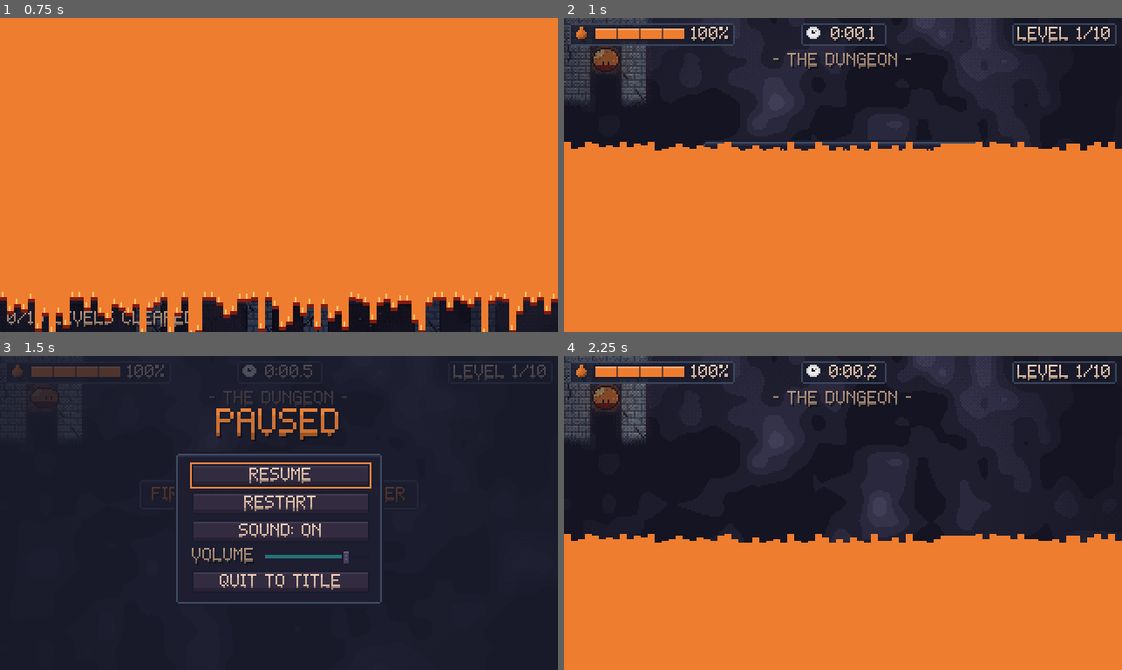
Above: before the commit, frames 1-4 (two rows, left to right).
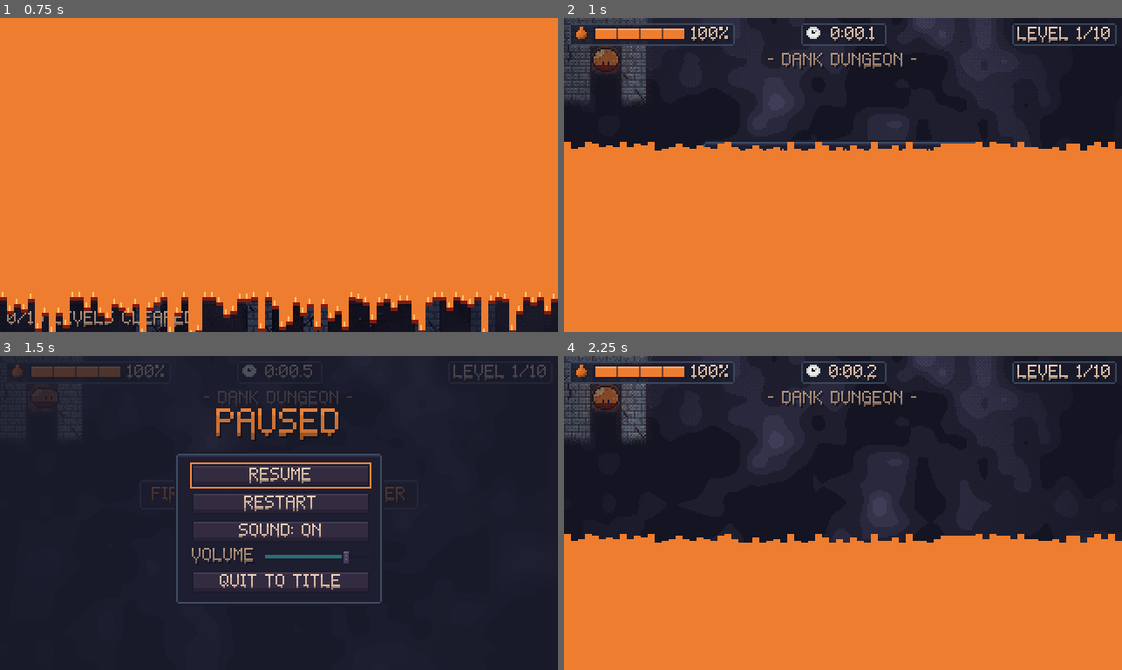
Above: after the commit, the same moments.

Repository: AveryBlue-GD/slime-time
Game: Godot game, scene res://scenes/title.tscn
Same seed, same stepped clock (60 frames per second), same inputs: the game is played once before the commit and once after it.
Inputs (mouse positions are in pixels of both pictures, inside the frame that each line leads up to):
- Up to frame 1 (0.75 s): click "NEW GAME" at 0.5 s
- Up to frame 2 (1 s): no input
- Up to frame 3 (1.5 s): tap Enter at 1.25 s; move the mouse to (401, 497) at 1.27 s; hold D (move_right) from 1.28 s (still down); tap P at 1.35 s; click (401, 497) at 1.42 s
- Up to frame 4 (2.25 s): tap Space (jump) at 1.52 s; release D (move_right) at 2 s; tap R (restart) at 2 s; drag from (731, 528) to (815, 575) at 2.02 s

Frame 1 is identical in both runs. In frame 2, 0.6% of the frame differs, in the area x 36-64%, y 11-17%; in frame 3, 0.5%; in frame 4, 0.6%.

Commit message:
Themed tile art per level, alliterative area names, Toxic Tunnels set apart from the mines
- tools/make_theme_art.py: each theme gets its own palette, stone layout and decorations
  (moss + vines, carved glyphs + sand, barnacles + seaweed, slime drips + pipes, skull niches +
  bones, icicles + frost, glossy slabs + veins, crystal clusters, glowing lava cracks + embers)
  and themed floors; replaces the recolor shader
- Names: Dank Dungeon, Mossy Mines, Sandstone Sanctum, Sunken Shrine, Toxic Tunnels, Creepy
  Catacombs, Frozen Fortress, Obsidian Oubliette, Crystal Caverns, Volcanic Vault
- Toxic Tunnels: grimy brown brick, neon sludge, yellow fog

Co-Authored-By: Claude Opus 5.5 <noreply@anthropic.com>

Diff:
--- a/assets/shaders/tile_theme.gdshader
+++ /dev/null
@@ -1,23 +0,0 @@
-shader_type canvas_item;
-
-// Level theme: recolors the stone/floor tiles with a gradient map. Each pixel's brightness picks
-// a color along dark -> mid -> light, so the art keeps all its shading in the theme's colors.
-// Strongly colored details (moss, puddles) keep some of their own color (`keep_color`).
-
-uniform vec4 dark : source_color = vec4(0.1, 0.1, 0.17, 1.0);
-uniform vec4 mid : source_color = vec4(0.34, 0.42, 0.53, 1.0);
-uniform vec4 light : source_color = vec4(0.76, 0.82, 0.87, 1.0);
-// Brightness range of the source art that maps onto the ramp.
-uniform float lum_low = 0.1;
-uniform float lum_high = 0.8;
-uniform float keep_color = 0.4;
-
-void fragment() {
-	vec4 c = COLOR;  // already includes the texture
-	float l = dot(c.rgb, vec3(0.299, 0.587, 0.114));
-	float t = clamp((l - lum_low) / (lum_high - lum_low), 0.0, 1.0);
-	vec3 g = t < 0.5 ? mix(dark.rgb, mid.rgb, t * 2.0) : mix(mid.rgb, light.rgb, t * 2.0 - 1.0);
-	float sat = max(c.r, max(c.g, c.b)) - min(c.r, min(c.g, c.b));
-	float keep = smoothstep(0.12, 0.35, sat) * keep_color;
-	COLOR = vec4(mix(g, c.rgb, keep), c.a);
-}
--- a/scripts/game.gd
+++ b/scripts/game.gd
@@ -163,9 +163,8 @@
 	if forced != "" and progress.take_skin_notice(level):
 		hud.flash_message("FIRST RUN: PLAYING AS %s" % Skins.display_name(forced), FORCED_SKIN_NOTICE)
 
-	wall_damage = MazeTiles.fill(floor_layer, wall_layer, maze, config.seed, config.get("tile_level", level), fillet_layer)
 	theme = Themes.for_seed(random_seed) if is_random() else Themes.for_level(level)
-	Themes.apply(theme, floor_layer, [wall_layer, fillet_layer])
+	wall_damage = MazeTiles.fill(floor_layer, wall_layer, maze, config.seed, config.get("tile_level", level), fillet_layer, theme)
 	hud.show_area_name(Themes.display_name(theme))
 	_build_overlays()
 
--- a/scripts/maze_tiles.gd
+++ b/scripts/maze_tiles.gd
@@ -6,7 +6,8 @@
 ## every tile, plus (optionally) a fillet layer that rounds the inner corners where walls meet.
 ## Seeded, so a maze always looks the same. Used by the game and the menu backdrop.
 ##
-## Tile atlases from tools/make_placeholder_art.py.
+## Tile atlases from tools/make_placeholder_art.py (the original Dungeon look) or, per theme,
+## tools/make_theme_art.py (same layouts; paths from Themes.atlas_path).
 ## walls.png: column = neighbor mask (N=1 E=2 S=4 W=8 set when that neighbor is wall),
 ##            row = damage * 3 + style. floors.png: column = floor type, row = variant.
 ## fillets.png: column = the same neighbor mask, for a floor tile (one row).
@@ -26,8 +27,8 @@
 
 ## Returns each wall tile's damage level (0-3), by tile coordinate.
 static func fill(floor_layer: TileMapLayer, wall_layer: TileMapLayer, maze: Dictionary, tile_seed: int,
-		tile_level: int, fillet_layer: TileMapLayer = null) -> Dictionary:
-	var tile_set := make_tile_set()
+		tile_level: int, fillet_layer: TileMapLayer = null, theme := Themes.DUNGEON) -> Dictionary:
+	var tile_set := make_tile_set(theme)
 	floor_layer.tile_set = tile_set
 	wall_layer.tile_set = tile_set
 	if fillet_layer:
@@ -81,16 +82,16 @@
 	return (mask & 3) == 3 or (mask & 6) == 6 or (mask & 12) == 12 or (mask & 9) == 9
 
 
-static func make_tile_set() -> TileSet:
+static func make_tile_set(theme := Themes.DUNGEON) -> TileSet:
 	var tile_set := TileSet.new()
 	tile_set.tile_size = Vector2i(TILE, TILE)
 	tile_set.add_physics_layer()
 
-	var walls := _make_atlas(preload("res://assets/sprites/walls.png"), Vector2i(WALL_MASKS, WALL_ROWS))
+	var walls := _make_atlas(load(Themes.atlas_path(theme, "walls")), Vector2i(WALL_MASKS, WALL_ROWS))
 	tile_set.add_source(walls, WALL_SOURCE)
-	tile_set.add_source(_make_atlas(preload("res://assets/sprites/floors.png"),
+	tile_set.add_source(_make_atlas(load(Themes.atlas_path(theme, "floors")),
 		Vector2i(FLOOR_TYPES, FLOOR_VARIANTS)), FLOOR_SOURCE)
-	tile_set.add_source(_make_atlas(load("res://assets/sprites/fillets.png"), Vector2i(WALL_MASKS, 1)), FILLET_SOURCE)
+	tile_set.add_source(_make_atlas(load(Themes.atlas_path(theme, "fillets")), Vector2i(WALL_MASKS, 1)), FILLET_SOURCE)
 
 	# Every wall blocks fully, however broken it looks.
 	var half := TILE / 2.0
--- a/scripts/themes.gd
+++ b/scripts/themes.gd
@@ -2,80 +2,25 @@
 extends RefCounted
 
 ## Art themes: each story level has its own look, and every randomizer maze picks one at random
-## (from its seed, so replaying a maze keeps its theme). A theme recolors the wall and floor tiles
-## through tile_theme.gdshader (a gradient map: dark / mid / light, keeping the art's shading) and
-## tints the fog. The Dungeon theme is the original art, untouched.
+## (from its seed, so replaying a maze keeps its theme). A theme has its own tile art (stone
+## layout, decorations and palette, generated by tools/make_theme_art.py into
+## assets/sprites/themes/) and its own fog colors. "dungeon" is the original art.
 ##
-## walls / floor: [dark, mid, light] colors. keep: how much moss, puddles and other colorful
-## details keep their own color (0-1). fog: [deep, mist].
+## fog: [deep, mist] (none = the fog shader's defaults).
 
 const DUNGEON := "dungeon"
 
 const ALL := {
-	"dungeon": {name = "THE DUNGEON"},
-	"mossy": {
-		name = "MOSSY CAVERN",
-		walls = [Color8(18, 30, 24), Color8(66, 104, 70), Color8(160, 204, 128)],
-		floor = [Color8(14, 22, 18), Color8(36, 52, 36), Color8(62, 84, 52)],
-		keep = 0.8,
-		fog = [Color8(12, 24, 18), Color8(42, 66, 50)],
-	},
-	"sandstone": {
-		name = "SANDSTONE RUINS",
-		walls = [Color8(42, 26, 22), Color8(156, 108, 66), Color8(236, 202, 146)],
-		floor = [Color8(32, 22, 20), Color8(76, 54, 42), Color8(110, 84, 62)],
-		keep = 0.3,
-		fog = [Color8(30, 22, 20), Color8(90, 72, 58)],
-	},
-	"sunken": {
-		name = "SUNKEN TEMPLE",
-		walls = [Color8(12, 30, 36), Color8(52, 116, 112), Color8(150, 214, 196)],
-		floor = [Color8(10, 20, 34), Color8(26, 46, 68), Color8(44, 72, 96)],
-		keep = 0.6,
-		fog = [Color8(8, 20, 30), Color8(36, 70, 84)],
-	},
-	"sewers": {
-		name = "TOXIC SEWERS",
-		walls = [Color8(24, 28, 18), Color8(90, 100, 62), Color8(186, 196, 120)],
-		floor = [Color8(20, 26, 12), Color8(46, 62, 24), Color8(80, 104, 34)],
-		keep = 0.5,
-		fog = [Color8(20, 28, 10), Color8(72, 90, 36)],
-	},
-	"catacombs": {
-		name = "BONE CATACOMBS",
-		walls = [Color8(30, 24, 22), Color8(120, 108, 96), Color8(222, 210, 186)],
-		floor = [Color8(24, 18, 16), Color8(52, 42, 36), Color8(80, 66, 56)],
-		keep = 0.3,
-		fog = [Color8(24, 20, 18), Color8(74, 66, 60)],
-	},
-	"frozen": {
-		name = "FROZEN CRYPT",
-		walls = [Color8(18, 26, 50), Color8(98, 142, 194), Color8(224, 242, 255)],
-		floor = [Color8(14, 20, 38), Color8(36, 50, 82), Color8(62, 84, 122)],
-		keep = 0.4,
-		fog = [Color8(14, 20, 38), Color8(72, 98, 134)],
-	},
-	"obsidian": {
-		name = "OBSIDIAN HALLS",
-		walls = [Color8(10, 10, 18), Color8(54, 58, 84), Color8(156, 166, 210)],
-		floor = [Color8(8, 8, 14), Color8(26, 26, 38), Color8(44, 46, 64)],
-		keep = 0.3,
-		fog = [Color8(6, 6, 12), Color8(34, 36, 58)],
-	},
-	"crystal": {
-		name = "CRYSTAL GROTTO",
-		walls = [Color8(30, 16, 46), Color8(124, 74, 176), Color8(228, 178, 255)],
-		floor = [Color8(20, 14, 34), Color8(46, 32, 70), Color8(74, 54, 104)],
-		keep = 0.5,
-		fog = [Color8(20, 10, 34), Color8(78, 50, 110)],
-	},
-	"volcanic": {
-		name = "VOLCANIC DEPTHS",
-		walls = [Color8(20, 12, 14), Color8(84, 52, 50), Color8(192, 118, 80)],
-		floor = [Color8(20, 10, 10), Color8(54, 24, 20), Color8(104, 40, 24)],
-		keep = 0.2,
-		fog = [Color8(28, 10, 10), Color8(90, 36, 28)],
-	},
+	"dungeon": {name = "DANK DUNGEON"},
+	"mossy": {name = "MOSSY MINES", fog = [Color8(12, 24, 18), Color8(42, 66, 50)]},
+	"sandstone": {name = "SANDSTONE SANCTUM", fog = [Color8(30, 22, 20), Color8(90, 72, 58)]},
+	"sunken": {name = "SUNKEN SHRINE", fog = [Color8(8, 20, 30), Color8(36, 70, 84)]},
+	"sewers": {name = "TOXIC TUNNELS", fog = [Color8(24, 26, 8), Color8(98, 106, 30)]},
+	"catacombs": {name = "CREEPY CATACOMBS", fog = [Color8(24, 20, 18), Color8(74, 66, 60)]},
+	"frozen": {name = "FROZEN FORTRESS", fog = [Color8(14, 20, 38), Color8(72, 98, 134)]},
+	"obsidian": {name = "OBSIDIAN OUBLIETTE", fog = [Color8(6, 6, 12), Color8(34, 36, 58)]},
+	"crystal": {name = "CRYSTAL CAVERNS", fog = [Color8(20, 10, 34), Color8(78, 50, 110)]},
+	"volcanic": {name = "VOLCANIC VAULT", fog = [Color8(28, 10, 10), Color8(90, 36, 28)]},
 }
 
 ## One per story level, getting stranger the deeper you go.
@@ -83,10 +28,6 @@
 	"dungeon", "mossy", "sandstone", "sunken", "sewers",
 	"catacombs", "frozen", "obsidian", "crystal", "volcanic",
 ]
-
-## Source-art brightness ranges for the gradient map (the floors are much darker than the walls).
-const WALL_LUM := Vector2(0.1, 0.82)
-const FLOOR_LUM := Vector2(0.1, 0.3)
 
 
 static func for_level(level: int) -> String:
@@ -104,32 +45,13 @@
 	return ALL.get(id, ALL[DUNGEON]).name
 
 
-## Recolors a floor/wall/fillet layer set (no-op for the original Dungeon look).
-static func apply(id: String, floor_layer: CanvasItem, wall_layers: Array) -> void:
-	var theme: Dictionary = ALL.get(id, ALL[DUNGEON])
-	if not theme.has("walls"):
-		floor_layer.material = null
-		for layer: CanvasItem in wall_layers:
-			layer.material = null
-		return
-	floor_layer.material = _material(theme.floor, FLOOR_LUM, theme.keep)
-	var wall_material := _material(theme.walls, WALL_LUM, theme.keep)
-	for layer: CanvasItem in wall_layers:
-		layer.material = wall_material
+## Path of a theme's tile atlas: `kind` is "walls", "floors" or "fillets".
+static func atlas_path(id: String, kind: String) -> String:
+	if id == DUNGEON or not ALL.has(id):
+		return "res://assets/sprites/%s.png" % kind
+	return "res://assets/sprites/themes/%s_%s.png" % [id, kind]
 
 
 ## The fog's [deep, mist] colors, or an empty array to keep the default.
 static func fog_colors(id: String) -> Array:
 	return ALL.get(id, ALL[DUNGEON]).get("fog", [])
-
-
-static func _material(ramp: Array, lum: Vector2, keep: float) -> ShaderMaterial:
-	var material := ShaderMaterial.new()
-	material.shader = preload("res://assets/shaders/tile_theme.gdshader")
-	material.set_shader_parameter("dark", ramp[0])
-	material.set_shader_parameter("mid", ramp[1])
-	material.set_shader_parameter("light", ramp[2])
-	material.set_shader_parameter("lum_low", lum.x)
-	material.set_shader_parameter("lum_high", lum.y)
-	material.set_shader_parameter("keep_color", keep)
-	return material
--- a/tests/test_themes.gd
+++ b/tests/test_themes.gd
@@ -28,19 +28,23 @@
 	_check(random_ids.size() >= 6, "random mazes pick from many themes (%d seen)" % random_ids.size())
 
 	var game := await _spawn({level = 1})
-	_check(game.wall_layer.material == null and game.floor_layer.material == null, "the dungeon theme leaves the art untouched")
+	_check(_wall_texture(game).resource_path == "res://assets/sprites/walls.png", "level 1 uses the original dungeon art")
 	_check(game.fillet_layer.get_used_cells().size() > 0, "inner corners get rounded fillets (%d)" % game.fillet_layer.get_used_cells().size())
 	var fillets_on_floor := true
 	for tile: Vector2i in game.fillet_layer.get_used_cells():
 		fillets_on_floor = fillets_on_floor and not game.is_wall_tile(tile)
 	_check(fillets_on_floor, "fillets only sit on floor tiles")
-	_check(game.hud.area_label.visible and "DUNGEON" in game.hud.area_label.text, "the HUD names the area (%s)" % game.hud.area_label.text)
+	_check(game.hud.area_label.visible and "DANK DUNGEON" in game.hud.area_label.text, "the HUD names the area (%s)" % game.hud.area_label.text)
+	var alliterative := true
+	for id: String in Themes.ALL:
+		var words: PackedStringArray = Themes.display_name(id).split(" ")
+		alliterative = alliterative and words.size() == 2 and words[0][0] == words[1][0]
+	_check(alliterative, "every area name is alliterative")
 	game.free()
 
 	game = await _spawn({level = 7})
-	var material := game.wall_layer.material as ShaderMaterial
-	_check(game.theme == "frozen" and material != null and game.fillet_layer.material == material,
-		"level 7 is the Frozen Crypt: walls and fillets recolored together")
+	_check(game.theme == "frozen" and "frozen_walls" in _wall_texture(game).resource_path,
+		"level 7 is the Frozen Fortress, with its own tile art (%s)" % _wall_texture(game).resource_path)
 	var fog := game.fog_sprite.material as ShaderMaterial
 	_check(fog.get_shader_parameter("fog_mist") == Themes.ALL.frozen.fog[1], "...and its fog is tinted to match")
 	game.free()
@@ -52,6 +56,10 @@
 	DirAccess.remove_absolute(ProjectSettings.globalize_path("user://test_save.cfg"))
 	print("RESULT: %s" % ("PASS" if failures == 0 else "FAIL (%d)" % failures))
 	quit(1 if failures else 0)
+
+
+func _wall_texture(game: Node2D) -> Texture2D:
+	return (game.wall_layer.tile_set.get_source(MazeTiles.WALL_SOURCE) as TileSetAtlasSource).texture
 
 
 func _spawn(settings: Dictionary) -> Node2D:
Not shown, removed: assets/shaders/tile_theme.gdshader.uid
Binary file added: assets/sprites/themes/catacombs_fillets.png
Not shown, added: assets/sprites/themes/catacombs_fillets.png.import
Binary file added: assets/sprites/themes/catacombs_floors.png
Not shown, added: assets/sprites/themes/catacombs_floors.png.import
Binary file added: assets/sprites/themes/catacombs_walls.png
Not shown, added: assets/sprites/themes/catacombs_walls.png.import
Binary file added: assets/sprites/themes/crystal_fillets.png
Not shown, added: assets/sprites/themes/crystal_fillets.png.import
Binary file added: assets/sprites/themes/crystal_floors.png
Not shown, added: assets/sprites/themes/crystal_floors.png.import
Binary file added: assets/sprites/themes/crystal_walls.png
(and 46 more such lines)
